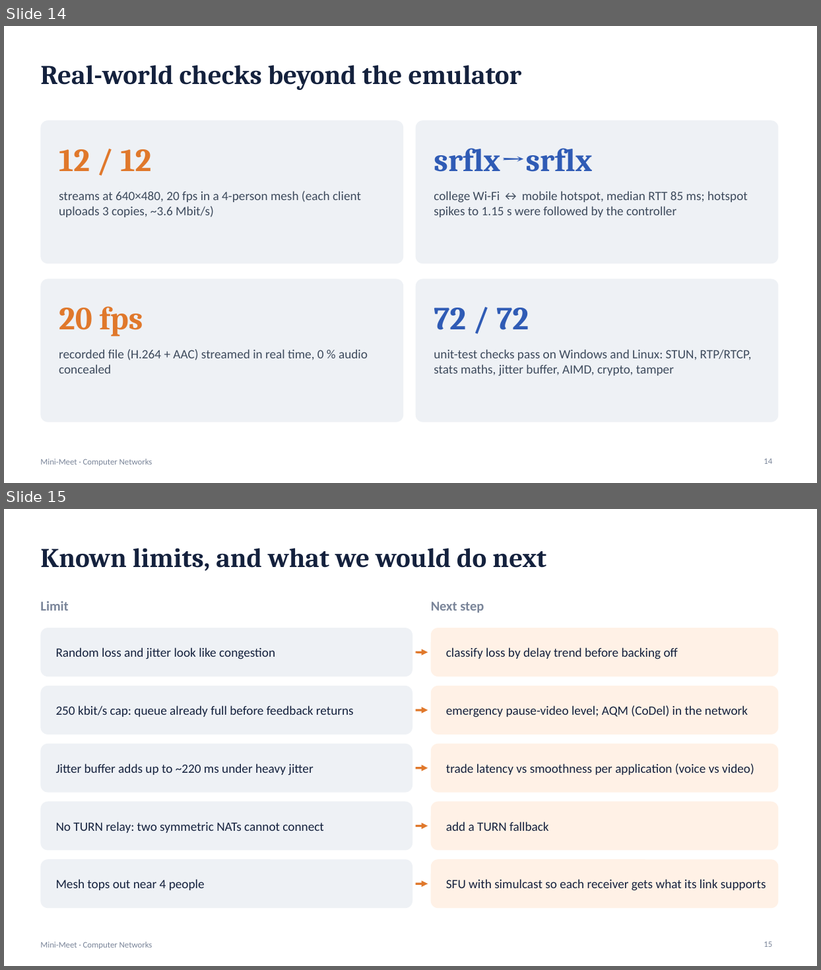
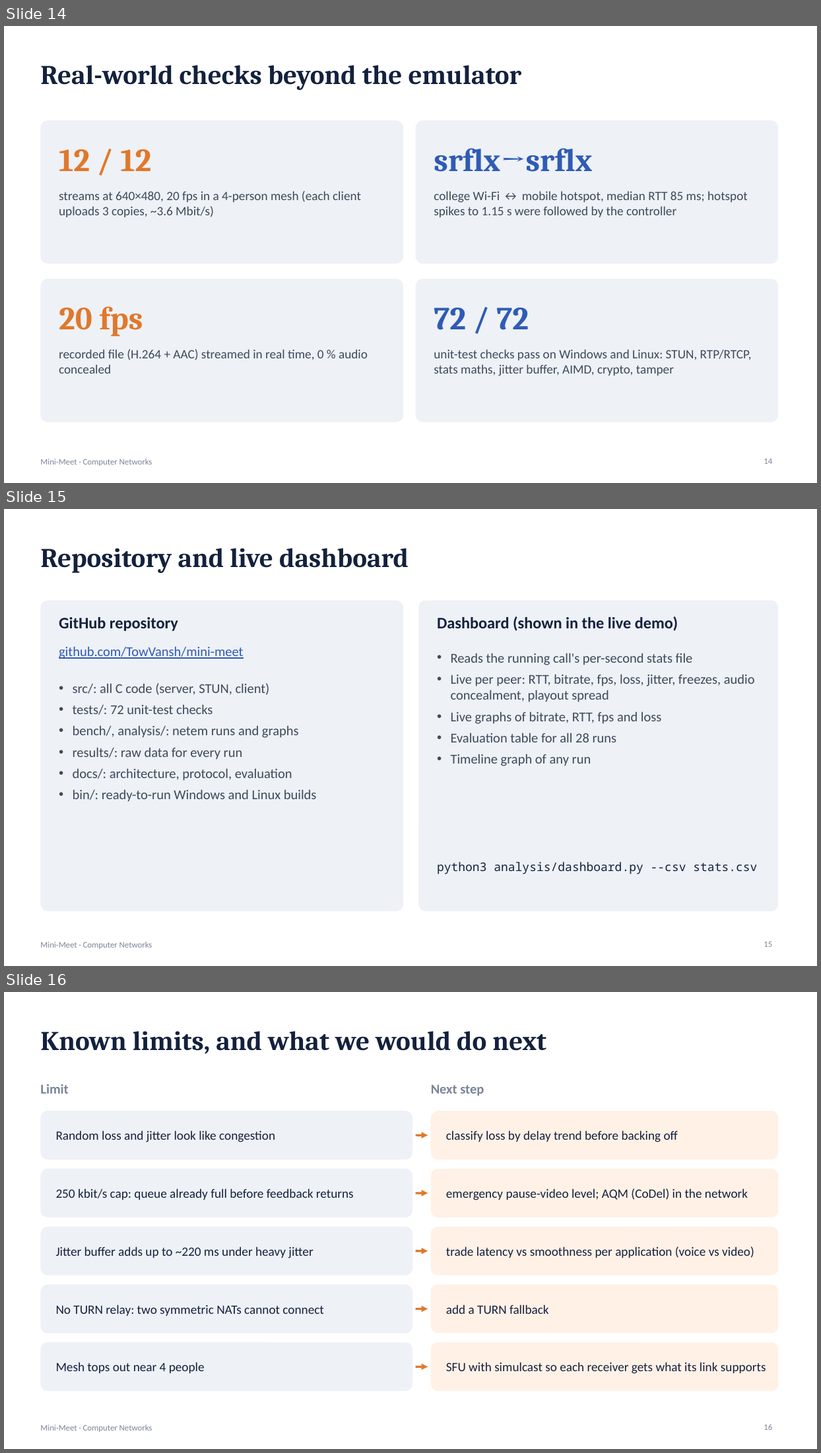
Before and after one commit to TowVansh/mini-meet, a slide deck: Mini-Meet-Slides.pptx. Shown one above the other, each under a label of ours: slides 14 and 15 before the commit, slides 14, 15 and 16 after it. The pictures are 821x970 and 821x1453 pixels, drawn with LibreOffice and Linux fonts; fonts in the diff are those of the drawing. Boxes give left, top, right and bottom in pixels: in the first picture for what was removed or moved away, otherwise in the second. Text is boxed around its words. In the diff, an @@ line names an element or a change of style, - is before the commit and + after.

Commit message:
Add live call dashboard, outcome mapping, output screenshots and repo link to report and slides

```diff
--- a/Mini-Meet-Slides.pptx
+++ b/Mini-Meet-Slides.pptx
@@ slide 15 added at (x1=4, y1=509, x2=817, y2=966), background #FFFFFF; not listed: 1 template element that a slide beside it also shows @@
@@ title added at (x1=40, y1=548, x2=409, y2=573), 32 pt, text #14213D, bold @@
+Repository and live dashboard
@@ rounded rectangle added at (x1=40, y1=601, x2=403, y2=912), fill #EEF1F5 @@
@@ rounded rectangle added at (x1=418, y1=601, x2=779, y2=912), fill #EEF1F5 @@
@@ text added at (x1=59, y1=617, x2=178, y2=631), 19 pt, text #14213D, bold @@
+GitHub repository
@@ text added at (x1=437, y1=617, x2=678, y2=631), 19 pt, text #14213D, bold @@
+Dashboard (shown in the live demo)
@@ text added at (x1=59, y1=646, x2=243, y2=659), 16 pt, text #2F5BB5, underline @@
+github.com/TowVansh/mini-meet
@@ text added at (x1=451, y1=653, x2=755, y2=766), 16 pt, text #3D4A5C @@
+• Reads the running call's per-second stats file
+• Live per peer: RTT, bitrate, fps, loss, jitter, freezes, audio concealment, playout spread
+• Live graphs of bitrate, RTT, fps and loss
+• Evaluation table for all 28 runs
+• Timeline graph of any run
@@ text added at (x1=73, y1=683, x2=317, y2=802), 16 pt, text #3D4A5C @@
+• src/: all C code (server, STUN, client)
+• tests/: 72 unit-test checks
+• bench/, analysis/: netem runs and graphs
+• results/: raw data for every run
+• docs/: architecture, protocol, evaluation
+• bin/: ready-to-run Windows and Linux builds
@@ text added at (x1=437, y1=862, x2=757, y2=875), 14 pt, text #14213D @@
+python3 analysis/dashboard.py --csv stats.csv
@@ page number added at (x1=764, y1=942, x2=772, y2=947), 10 pt, text #7A8599 @@
+15
@@ what was slide 15 is now slide 16 @@
@@ page number at (x1=764, y1=1424, x2=772, y2=1430): text changed @@
-15
+16
```
Also in this commit, not shown: 4 slides changed, 9 other files.
